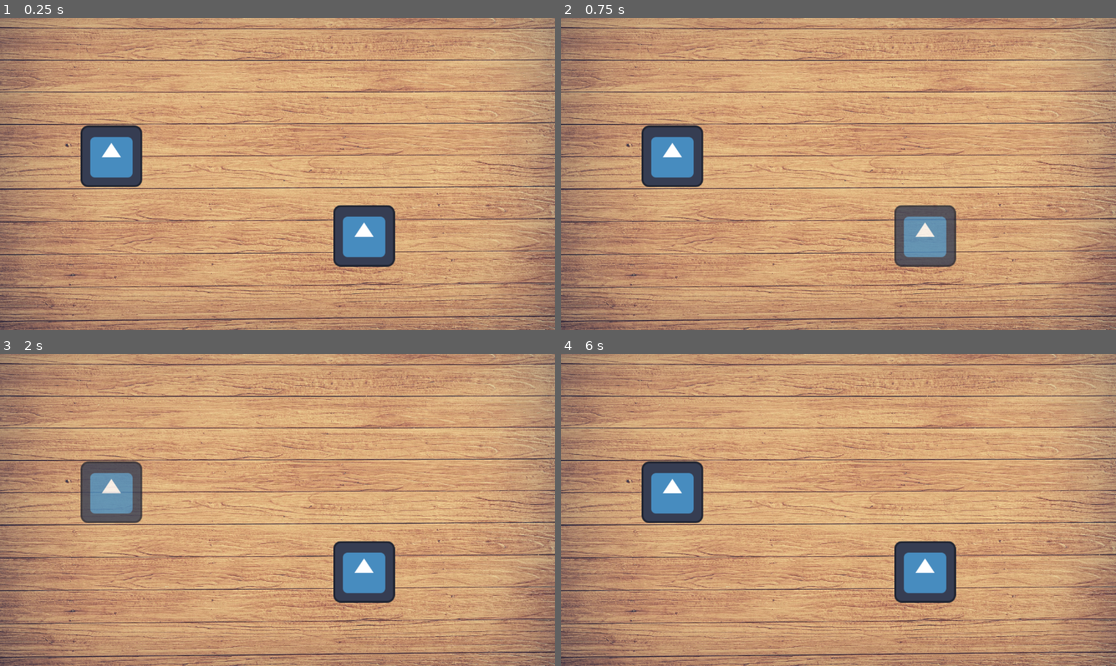
Above: before the commit, frames 1-4 (two rows, left to right).
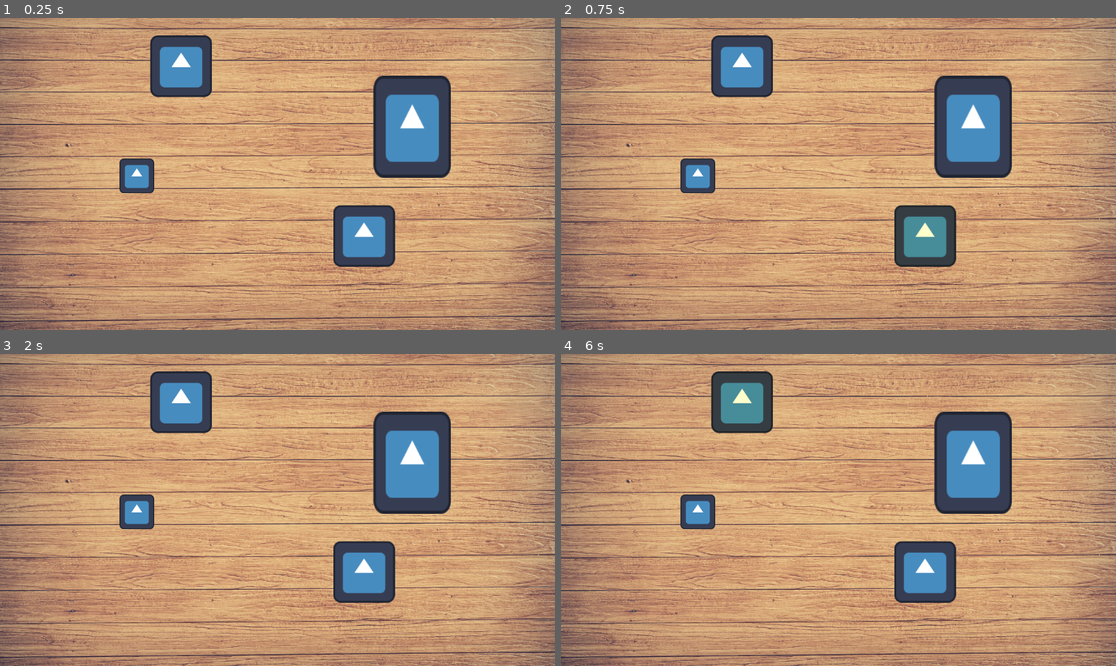
Above: after the commit, the same moments.

Repository: ryanabx/tabletop-engine
Game: Godot game, scene res://src/scenes/screens/tabletop.tscn
Same seed, same stepped clock (60 frames per second), same inputs: the game is played once before the commit and once after it. The project has no main scene, so this scene is started directly. The engine's default icon, where the game draws it, is replaced by a stand-in: a white triangle on a blue panel in a dark square.
Inputs (mouse positions are in pixels of both pictures, inside the frame that each line leads up to):
- Up to frame 1 (0.25 s): no input
- Up to frame 2 (0.75 s): tap Enter at 0.5 s; move the mouse to (927, 236) at 0.52 s; click (927, 236) at 0.67 s
- Up to frame 3 (2 s): tap Space at 1.25 s; move the mouse to (111, 491) at 1.27 s; click (111, 491) at 1.42 s
- Up to frame 4 (6 s): tap Enter at 2, 3.5 s; move the mouse to (894, 441) at 2.02 s; click (894, 441) at 2.17 s; tap Space at 2.75, 4.25 s; move the mouse to (810, 572) at 2.77 s; click (810, 572) at 2.92 s; move the mouse to (1005, 556) at 3.52 s; click (1005, 556) at 3.67 s; move the mouse to (672, 463) at 4.27 s; click (672, 463) at 4.42 s; move the mouse to (866, 510) at 5.02 s; click (866, 510) at 5.17 s; move the mouse to (755, 432) at 5.77 s; click (755, 432) at 5.92 s

The runs differ from the first frame. In frame 1, 9.1% of the frame differs, in the area x 14-82%, y 5-57%; in frame 2, 11%, in the area x 14-82%, y 5-80%; in frame 3, 9.2%; in frame 4, 9.1%.

Commit message:
Fixed behavior with overlapping objects

Diff:
--- a/project.godot
+++ b/project.godot
@@ -14,6 +14,10 @@
 config/features=PackedStringArray("4.0", "GL Compatibility")
 config/icon="res://icon.svg"
 
+[autoload]
+
+GameManager="*res://src/scripts/singletons/game_manager.gd"
+
 [rendering]
 
 renderer/rendering_method="gl_compatibility"
--- a/src/scenes/game_objects/game_object.tscn
+++ b/src/scenes/game_objects/game_object.tscn
@@ -16,5 +16,6 @@
 [node name="CollisionBox" type="CollisionShape2D" parent="CollisionArea"]
 shape = SubResource("RectangleShape2D_5t8y7")
 
+[connection signal="input_event" from="CollisionArea" to="." method="_on_collision_area_input_event"]
 [connection signal="mouse_entered" from="CollisionArea" to="." method="_on_collision_area_mouse_entered"]
 [connection signal="mouse_exited" from="CollisionArea" to="." method="_on_collision_area_mouse_exited"]
--- a/src/scenes/screens/tabletop.tscn
+++ b/src/scenes/screens/tabletop.tscn
@@ -7,16 +7,27 @@
 
 [node name="GameBoard" type="Node2D" parent="."]
 
+[node name="GameObjects" type="Node2D" parent="GameBoard"]
+z_index = 10
+
+[node name="GameObject" parent="GameBoard/GameObjects" instance=ExtResource("1_sr361")]
+position = Vector2(179.648, 128.637)
+
+[node name="GameObject2" parent="GameBoard/GameObjects" instance=ExtResource("1_sr361")]
+position = Vector2(-292, 4)
+scale = Vector2(0.5625, 0.5625)
+
+[node name="GameObject3" parent="GameBoard/GameObjects" instance=ExtResource("1_sr361")]
+position = Vector2(-200, -224)
+
+[node name="GameObject4" parent="GameBoard/GameObjects" instance=ExtResource("1_sr361")]
+position = Vector2(279.72, -98.2276)
+scale = Vector2(1.25437, 1.65981)
+
 [node name="BoardCamera" type="Camera2D" parent="GameBoard"]
 
 [node name="BoardBG" type="Sprite2D" parent="GameBoard"]
-z_index = -5
+z_index = -500
 scale = Vector2(0.291556, 0.291556)
 texture = ExtResource("1_488j0")
 metadata/_edit_lock_ = true
-
-[node name="GameObject" parent="GameBoard" instance=ExtResource("1_sr361")]
-position = Vector2(179.648, 128.637)
-
-[node name="GameObject2" parent="GameBoard" instance=ExtResource("1_sr361")]
-position = Vector2(-344.792, -36.6625)
--- a/src/scripts/game_objects/game_object.gd
+++ b/src/scripts/game_objects/game_object.gd
@@ -4,16 +4,61 @@
 var grabbable: bool = false
 var mouse_offset_vect: Vector2 = Vector2.ZERO
 
+var parent = null
+
 @onready var sprite = $Sprite
 @onready var collision_box = $CollisionArea/CollisionBox
 
 func _ready():
-	collision_box.shape.size = get_rect().size
+	if self.get_parent():
+		parent = self.get_parent()
+	collision_box.shape.size = get_rect().size # Set collision box to match the sprite
 
 func _on_collision_area_mouse_entered():
-	print("Mouse here")
-	modulate.a = 0.8
+	_grab_selection_lock()
 
 func _on_collision_area_mouse_exited():
-	print("Mouse out")
-	modulate.a = 1.0
+	_release_selection_lock()
+
+func _on_collision_area_input_event(viewport, event, shape_idx):
+	if event is InputEventMouseButton and _has_selection_lock():
+		if event.button_index == MOUSE_BUTTON_LEFT:
+			grabbable = event.pressed
+			if grabbable:
+				mouse_offset_vect = global_position - event.global_position + get_viewport_transform().origin
+				_move_self_to_top()
+		elif event.button_index == MOUSE_BUTTON_RIGHT and event.pressed:
+			_reset_selection_lock()
+
+func _process(delta):
+	z_index = -get_index()
+	if grabbable and Input.is_mouse_button_pressed(MOUSE_BUTTON_LEFT):
+		global_position = get_global_mouse_position() + mouse_offset_vect
+
+	modulate.b = 0.8 if _has_selection_lock() else 1.0
+
+func _has_selection_lock() -> bool:
+	return GameManager.item_selected.size() > 0 and GameManager.item_selected[0] == self
+
+func _grab_selection_lock() -> void:
+	var index = 0
+	while GameManager.item_selected.size() > index and GameManager.item_selected[index].get_index() < get_index():
+		index+=1
+	GameManager.item_selected.insert(index, self)
+	print("Item inserted at ",index, self.get_name())
+
+func _release_selection_lock() -> void:
+	GameManager.item_selected.erase(self)
+
+func _reset_selection_lock() -> void:
+	_move_self_to_back()
+	_release_selection_lock()
+	_grab_selection_lock()
+
+func _move_self_to_top() -> void:
+	if parent:
+		parent.move_child(self, 0)
+
+func _move_self_to_back() -> void:
+	if parent:
+		parent.move_child(self, -1)
--- a/src/scripts/singletons/game_manager.gd
+++ b/src/scripts/singletons/game_manager.gd
@@ -1,2 +1,5 @@
-class_name GameManager
 extends Node
+
+var item_selected: Array = []
+
+var grabbed_item: GameObject = null
